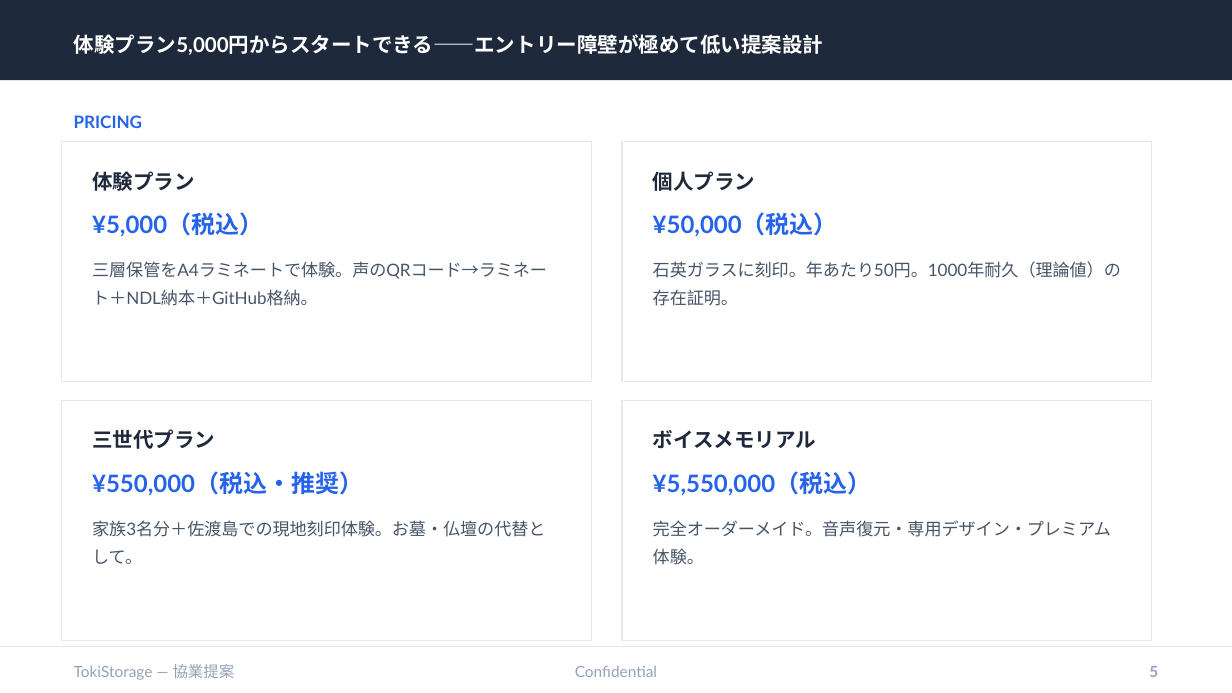
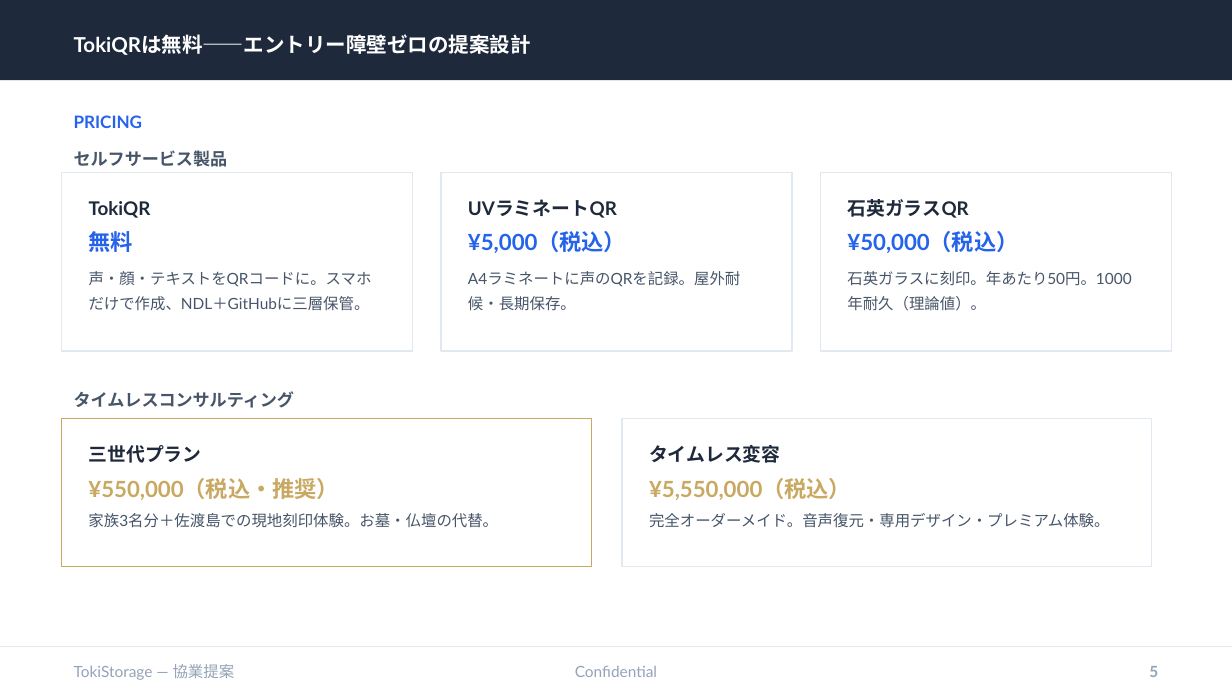
Before and after one commit to tokistorage/lp, a slide deck: slide 5 of tokistorage-partnership-deck.pptx. Drawn at 1232x693 pixels with LibreOffice and Linux fonts; fonts in the diff are those of the drawing. Boxes give left, top, right and bottom in pixels: in the first picture for what was removed or moved away, otherwise in the second. Text is boxed around its words. In the diff, an @@ line names an element or a change of style, - is before the commit and + after.

```diff
--- a/tokistorage-partnership-deck.pptx
+++ b/tokistorage-partnership-deck.pptx
@@ text at bbox=[74, 34, 531, 55]: text changed @@
-体験プラン5,000円からスタートできる——エントリー障壁が極めて低い提案設計
+TokiQRは無料——エントリー障壁ゼロの提案設計
@@ rectangle: place and size @@
-rectangle at bbox=[62, 142, 591, 382]
+rectangle at bbox=[62, 172, 413, 351]
@@ text added at bbox=[74, 150, 228, 167], 10 pt, text #475569, bold @@
+セルフサービス製品
@@ text removed at bbox=[92, 171, 195, 191] @@
-体験プラン
@@ rectangle added at bbox=[441, 172, 792, 351], fill #FFFFFF, outline #E2E8F0 0.75 pt @@
@@ text removed at bbox=[653, 171, 756, 191] @@
-個人プラン
@@ rectangle: place and size @@
-rectangle at bbox=[622, 142, 1152, 382]
+rectangle at bbox=[821, 172, 1172, 351]
@@ text added at bbox=[89, 201, 151, 218], 11 pt, text #1E293B, bold @@
+TokiQR
@@ text added at bbox=[468, 199, 617, 218], 11 pt, text #1E293B, bold @@
+UVラミネートQR
@@ text added at bbox=[847, 199, 968, 218], 11 pt, text #1E293B, bold @@
+石英ガラスQR
@@ text added at bbox=[89, 231, 133, 252], 13 pt, text #2563EB, bold @@
+無料
@@ text "¥5,000（税込）" at bbox=[468, 231, 626, 253]: size 14 to 13 pt @@
@@ text "¥5,000（税込）": place and size @@
-text "¥5,000（税込）" at bbox=[92, 212, 263, 236]
+text "¥5,000（税込）" at bbox=[468, 231, 626, 253]
@@ text "¥50,000（税込）": place and size @@
-text "¥50,000（税込）" at bbox=[653, 212, 838, 236]
+text "¥50,000（税込）" at bbox=[847, 231, 1018, 253]
@@ text "¥50,000（税込）" at bbox=[847, 231, 1018, 253]: size 14 to 13 pt @@
@@ text removed at bbox=[92, 261, 547, 306] @@
-三層保管をA4ラミネートで体験。声のQRコード→ラミネート＋NDL納本＋GitHub格納。
@@ text added at bbox=[89, 271, 372, 311], 9 pt, text #475569 @@
+声・顔・テキストをQRコードに。スマホだけで作成、NDL＋GitHubに三層保管。
@@ text added at bbox=[468, 271, 740, 311], 9 pt, text #475569 @@
+A4ラミネートに声のQRを記録。屋外耐候・長期保存。
@@ text at bbox=[847, 271, 1131, 311]: text changed; size 10 to 9 pt @@
-石英ガラスに刻印。年あたり50円。1000年耐久（理論値）の存在証明。
+石英ガラスに刻印。年あたり50円。1000年耐久（理論値）。
@@ rectangle: place and size @@
-rectangle at bbox=[62, 400, 591, 641]
+rectangle at bbox=[62, 419, 591, 567]
@@ rectangle at bbox=[62, 419, 591, 567]: outline #E2E8F0 0.75 pt to #C9A962 0.75 pt @@
@@ text added at bbox=[74, 391, 294, 408], 10 pt, text #475569, bold @@
+タイムレスコンサルティング
@@ rectangle: place and size @@
-rectangle at bbox=[622, 400, 1152, 641]
+rectangle at bbox=[622, 419, 1152, 567]
@@ text "三世代プラン": place and size @@
-text "三世代プラン" at bbox=[92, 429, 215, 449]
+text "三世代プラン" at bbox=[88, 445, 201, 463]
@@ text "三世代プラン" at bbox=[88, 445, 201, 463]: size 12 to 11 pt @@
@@ text at bbox=[649, 445, 781, 463]: text changed; size 12 to 11 pt @@
-ボイスメモリアル
+タイムレス変容
@@ text "¥550,000（税込・推奨）": place and size @@
-text "¥550,000（税込・推奨）" at bbox=[92, 471, 363, 495]
+text "¥550,000（税込・推奨）" at bbox=[88, 478, 339, 500]
@@ text "¥550,000（税込・推奨）" at bbox=[88, 478, 339, 500]: size 14 to 13 pt, text colour #2563EB to #C9A962 @@
@@ text "¥5,550,000（税込）" at bbox=[649, 478, 851, 500]: size 14 to 13 pt, text colour #2563EB to #C9A962 @@
@@ text "¥5,550,000（税込）": place and size @@
-text "¥5,550,000（税込）" at bbox=[653, 471, 872, 495]
+text "¥5,550,000（税込）" at bbox=[649, 478, 851, 500]
@@ text "完全オーダーメイド。音声復元・専用デザイン・プレミアム体験。" at bbox=[649, 513, 1110, 528]: size 10 to 9 pt @@
@@ text at bbox=[88, 513, 498, 528]: text changed; size 10 to 9 pt @@
-家族3名分＋佐渡島での現地刻印体験。お墓・仏壇の代替として。
+家族3名分＋佐渡島での現地刻印体験。お墓・仏壇の代替。
```
Also in this commit, not shown: 2 other slides changed, 6 other files.
